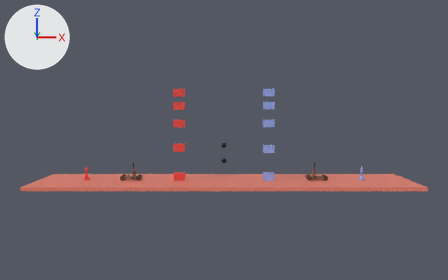
Two versions of the Blender file blender/level1.blend, one commit apart.
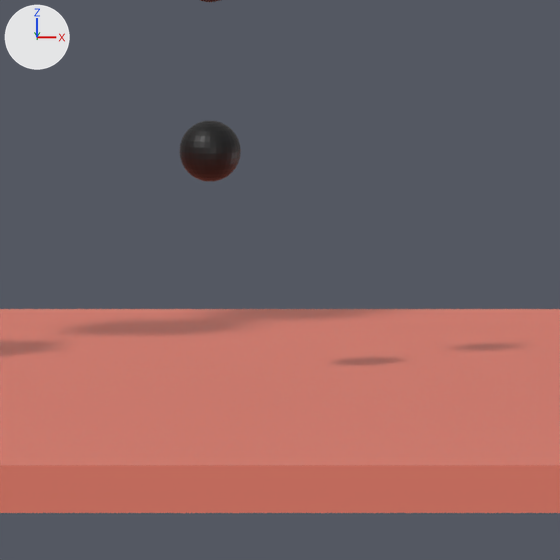
The first picture shows the older version from a camera (50 mm lens) standing at (0.0, -166.9, 19.9) and looking at (0.0, -0.1, 10.8). The close-ups show the older and then the newer version on the part from 46% to 57% of the width and 53% to 70% of the height of that picture. Only the edits that show in the close-ups are written down. Arrows for +X, +Y and +Z are at upper left; the lights stay in place. Objects named as collision shapes, trigger or cutter boxes, shadow casters or lower levels of detail are left out.

In view in the first close-up: 'Plane-ColVis', 'missile-ColVis.001'.
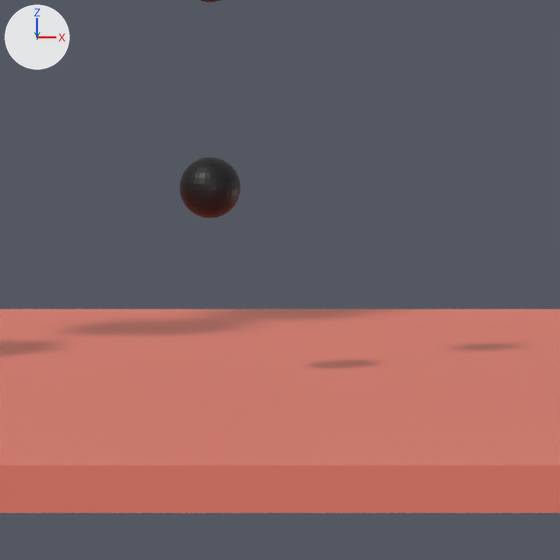
Boxes [x1, y1, x2, y2] around the edits, measured in the close-ups (560 x 560 px):
'missile-ColVis.001', moved: before [180, 121, 241, 181]; after [180, 157, 241, 218]

Edits to the bpy script that builds the scene:
```text
Change ob_missile_colvis_001:
    ob_missile_colvis_001.location: (0.0, 0.0, 5.27) -> (0.0, 0.0, 4.43)
```
